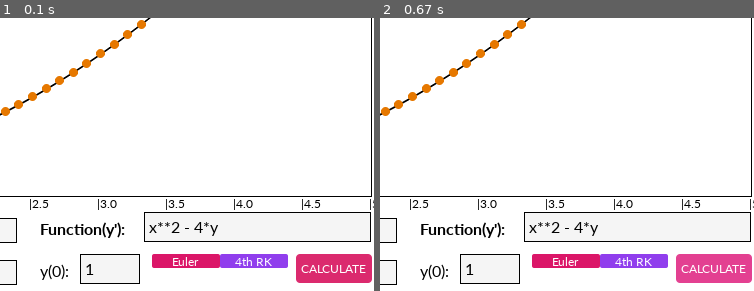
Above: before the commit, frames 1-2 (left to right).
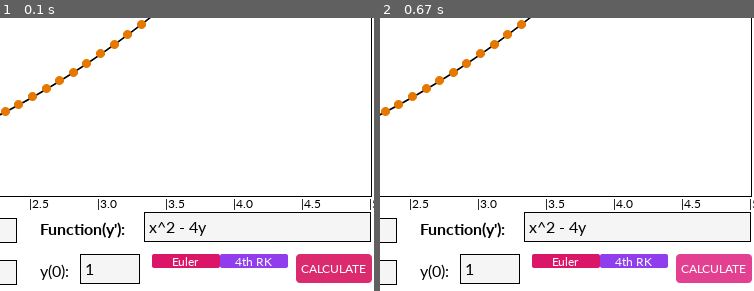
Above: after the commit, the same moments.

Repository: nakamarusun/CompMathIVPSem2
Game: pygame game, started from src/Main.pyw
Two runs of this game, one before a commit and one after it. Both use one fixed random seed, a clock stepped at 60 frames per second and the inputs below.
Inputs (mouse positions are % of the whole screen's width and height, from its top left):
- Up to frame 1 (0.1 s): no input
- Up to frame 2 (0.67 s): click (92, 96) at 0.38 s
The pictures show only the part of the screen within x 47-97%, y 50-100%; the shares and areas given below are measured in that part.

The runs differ from the first frame. In frame 1, 0.3% of the frame differs, in the area x 42-59%, y 74-80%; in frame 2, 0.3%.

Commit message:
Added support for basic trigonometry functions in the program.

Diff:
--- a/src/MathUtil.py
+++ b/src/MathUtil.py
@@ -1,5 +1,7 @@
 import Pygame.GlobalVariables as GVar
 import math
+from numpy import sin, cos, tan
+from math import pi
 
 class IVP:
 
@@ -72,7 +74,11 @@
 def invLerp(val, min, max):
     # Inverse Linear Interpolation, to get a ratio of the value from the min to the max
     try:
-        return ((val - min) / (max - min))
+        res = ((val - min) / (max - min))
+        if (math.isnan(res)):
+            return 0
+        else:
+            return res
     except:
         GVar.divisionByZero = True
         return 0
--- a/src/Pygame/MathRoom.py
+++ b/src/Pygame/MathRoom.py
@@ -13,6 +13,9 @@
 import string
 from time import time
 
+from numpy import sin, cos, tan
+from math import pi
+
 class CanvasSurface():
 
     ratio = []
@@ -79,13 +82,12 @@
             pygame.draw.aaline(self.functionCanvasSurface, (0, 0, 0), pointBefore, pointAfter, 2) # Draws line from the previous dot to the dot after it
 
             # pygame.draw.circle(self.functionCanvasSurface, (230, 120, 0), (round(pointBefore[0]), round(pointBefore[1])), 4) # Draws the dot in each of the delta x's, non antialiased circle
-
-            pygame.gfxdraw.aacircle(self.functionCanvasSurface, round(pointBefore[0]), round(pointBefore[1]), 4, (230, 120, 0)) # Draws circle anti-aliased outline.
-            pygame.gfxdraw.filled_circle(self.functionCanvasSurface, round(pointBefore[0]), round(pointBefore[1]), 4, (230, 120, 0)) # Draws circle
+            pygame.gfxdraw.aacircle(self.functionCanvasSurface, int(round(pointBefore[0])), int(round(pointBefore[1])), 4, (230, 120, 0)) # Draws circle anti-aliased outline.
+            pygame.gfxdraw.filled_circle(self.functionCanvasSurface, int(round(pointBefore[0])), int(round(pointBefore[1])), 4, (230, 120, 0)) # Draws circle
 
             pointBefore = pointAfter # Sets the previous dot to the current dot.
 
-        pygame.draw.circle(self.functionCanvasSurface, (230, 120, 0), (round(pointBefore[0]), round(pointBefore[1])), 4) # Draws the last dot
+        pygame.draw.circle(self.functionCanvasSurface, (230, 120, 0), (int(round(pointBefore[0])), int(round(pointBefore[1]))), 4) # Draws the last dot
         self.drawingTime = time() - start
 
     def drawNumbers(self):
@@ -177,7 +179,7 @@
 
         # Function TextField
         self.functionTextField = TextField(self.calculate,
-         GVar.mainScreenBuffer, GVar.resolution[0] * 0.285, [GVar.resolution[0] * 0.64, GVar.resolution[1] * 0.84 - 9], GVar.defFont18, initText=canvasSurface.function)
+         GVar.mainScreenBuffer, GVar.resolution[0] * 0.285, [GVar.resolution[0] * 0.64, GVar.resolution[1] * 0.84 - 9], GVar.defFont18, initText="x^2 - 4y")
         self.interactableList.append(self.functionTextField)
 
         # Initial y Text
@@ -278,7 +280,7 @@
     def calculate(self):
         fun = self.functionTextField.text # Checks the function inputted by the user
 
-        allowedCharacters = "1234567890+-/*x^ ()ey." # Sets a library of allowed characters
+        allowedCharacters = "1234567890+-/*x^ ()ey.sincotap" # Sets a library of allowed characters
         # Checks if there is a character outside the allowed ones.
         errorParse = False
         for char in fun:
Not shown, changed: README.md
Not shown, changed: Notebook.ipynb
